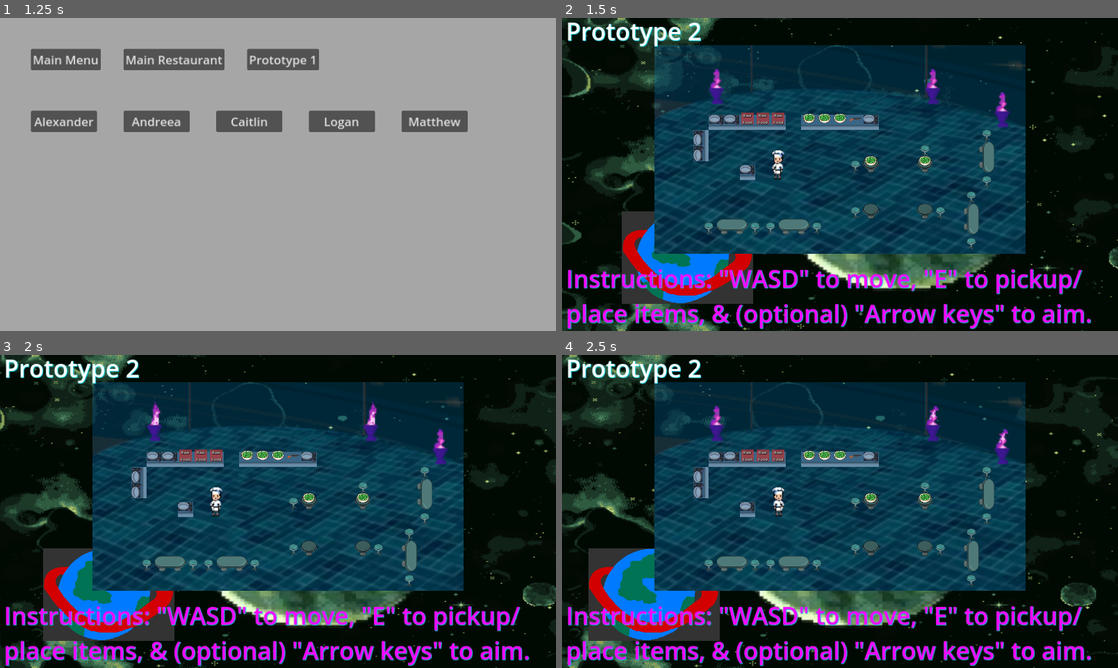
Above: before the commit, frames 1-4 (two rows, left to right).
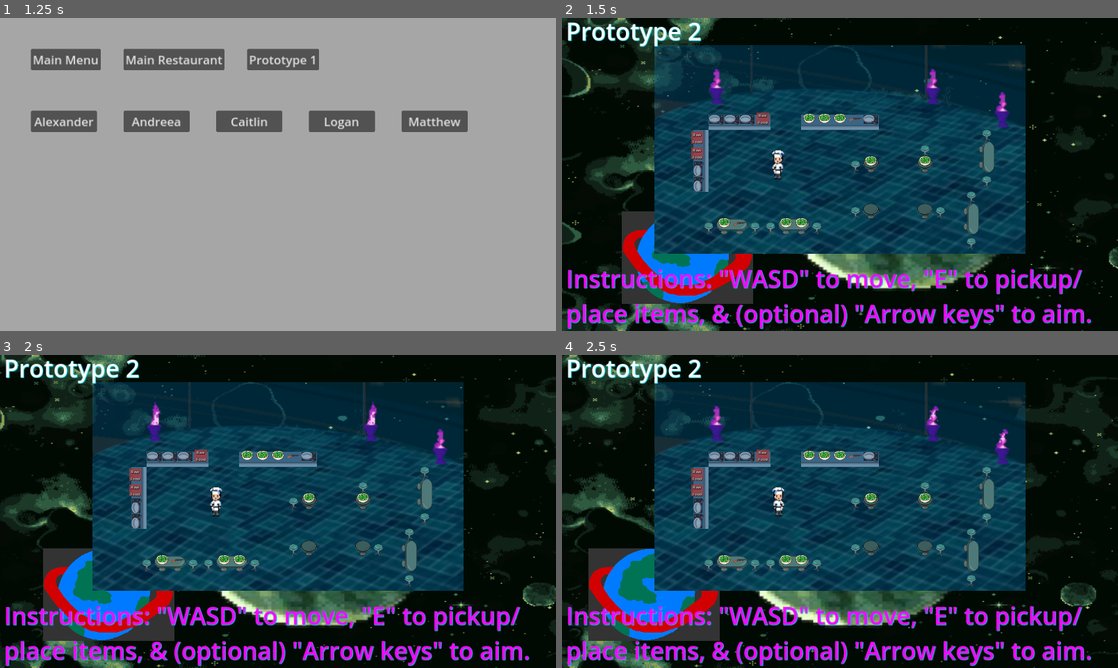
Above: after the commit, the same moments.

Repository: Alexander-Worley/Outer-Plates
Game: Godot game, scene res://Scenes/MainMenu/mainMenu.tscn
Two runs of this game, one before a commit and one after it. Both use one fixed random seed, a clock stepped at 60 frames per second and the inputs below.
Inputs (mouse positions are in pixels of both pictures, inside the frame that each line leads up to):
- Up to frame 1 (1.25 s): click (278, 246) at 0.5 s
- Up to frame 2 (1.5 s): click "Main Restaurant" at 1.25 s
- Up to frame 3 (2 s): no input
- Up to frame 4 (2.5 s): hold Right (face_right) from 2.03 s (still down); hold E (pickup) from 2.03 s (still down)

Frame 1 is identical in both runs. In frame 2, 1.0% of the frame differs, in the area x 23-45%, y 30-67%; in frame 3, 1.0%; in frame 4, 1.0%.

Commit message:
Surfaces that start with holdables now display them correctly
Progress on #29

Diff:
--- a/DevScenes/Alexander/Alexander.tscn
+++ b/DevScenes/Alexander/Alexander.tscn
@@ -59,11 +59,10 @@
 
 [node name="Surfaces" type="Node2D" parent="."]
 
-[node name="PlainSurface" parent="Surfaces" instance=ExtResource("3_gejkp")]
-position = Vector2(640, 320)
-
 [node name="PlainSurface2" parent="Surfaces" instance=ExtResource("3_gejkp")]
 position = Vector2(512, 320)
+width = 3
+height = 2
 
 [node name="Players" type="Node2D" parent="."]
 
--- a/Scenes/Restaurant/PlainSurface/plainSurface.gd
+++ b/Scenes/Restaurant/PlainSurface/plainSurface.gd
@@ -1,7 +1,10 @@
 @tool
 extends Area2D
 
-var centerOfSurface = Vector2.ZERO
+# A 2D Array: [Vector2][bool]
+# Vector2 contains a surfaceCenter
+# bool contains whether said surfaceCenter is occupied
+var centersOfSurface: Array[Vector2]= []
 var holdablesOnSurface: Array[Area2D] = []
 var maxHoldables: int = 1
 @export_category("Developer Tools :0")
@@ -20,21 +23,32 @@
 	if collision: collision.scale = Vector2(width, height)
 	# Set Rotation
 	$Surface.rotation_degrees = 90 * direction
-	# Set centerOfSurface based on Rotation
-	match direction:
-		0:
-			centerOfSurface = Vector2(0,-8)
-		1:
-			centerOfSurface = Vector2(8,0)
-		2:
-			centerOfSurface = Vector2(0,8)
-		3:
-			centerOfSurface = Vector2(-8,0)
+	# Set centersOfSurface
+	set_surface_points()
 	# Set starting holdablesOnSurface[0] if needed
-	var originalHoldable: Array[Node] = find_children("*", "Area2D", false)
-	if originalHoldable:
-		holdablesOnSurface.append(originalHoldable[0])
-		holdablesOnSurface[0].position = centerOfSurface
+	var originalHoldables: Array[Node] = find_children("*", "Area2D", false)
+	for i: int in originalHoldables.size():
+		# If this errors, you have too many holdables on one surface!
+		originalHoldables[i].position = centersOfSurface[i]
+		holdablesOnSurface.append(originalHoldables[i])
+
+func set_surface_points():
+	var w_offset = (width - 1) * 16
+	var h_offset = (height - 1) * 16
+	for w in width:
+		for h in height:
+			var newPoint = Vector2(w * 32 - w_offset, h * 32 - h_offset)
+			# Adjust for surface rotation
+			match direction:
+				0:
+					newPoint.y -= 8
+				1:
+					newPoint.x += 8
+				2:
+					newPoint.y += 8
+				3:
+					newPoint.x -= 8
+			centersOfSurface.append(newPoint)
 
 # Given a holdable, set it on the surface
 # Return true if successful and false if not successful
@@ -46,7 +60,7 @@
 	var newHoldable: Area2D = holdableInHand.duplicate()
 	holdablesOnSurface.append(newHoldable)
 	add_child(newHoldable)
-	newHoldable.position = centerOfSurface
+	newHoldable.position = centersOfSurface[holdablesOnSurface.size() - 1]
 	newHoldable.rotation = 0
 	return true
 
--- a/Scenes/Restaurant/restaurant.tscn
+++ b/Scenes/Restaurant/restaurant.tscn
@@ -170,10 +170,22 @@
 width = 2
 texture = ExtResource("7_4r5b2")
 
+[node name="TestFood" parent="Surfaces/Tables/Table5" instance=ExtResource("3_d20ud")]
+position = Vector2(-16, -8)
+
+[node name="TestWeapon" parent="Surfaces/Tables/Table5" instance=ExtResource("6_0lq2q")]
+position = Vector2(16, -8)
+
 [node name="Table6" parent="Surfaces/Tables" instance=ExtResource("4_jgfwf")]
 position = Vector2(480, 432)
 width = 2
 texture = ExtResource("7_4r5b2")
+
+[node name="TestFood" parent="Surfaces/Tables/Table6" instance=ExtResource("3_d20ud")]
+position = Vector2(-16, -8)
+
+[node name="TestFood2" parent="Surfaces/Tables/Table6" instance=ExtResource("3_d20ud")]
+position = Vector2(16, -8)
 
 [node name="Table7" parent="Surfaces/Tables" instance=ExtResource("4_jgfwf")]
 position = Vector2(848, 416)
@@ -190,7 +202,7 @@
 [node name="Counters" type="Node2D" parent="Surfaces"]
 
 [node name="Counter" parent="Surfaces/Counters" instance=ExtResource("4_jgfwf")]
-position = Vector2(448, 216)
+position = Vector2(416, 216)
 texture = ExtResource("5_rtq4x")
 
 [node name="TestFoodForStove" parent="Surfaces/Counters/Counter" instance=ExtResource("6_uutht")]
@@ -225,23 +237,26 @@
 position = Vector2(0, -8)
 
 [node name="Counter6" parent="Surfaces/Counters" instance=ExtResource("4_jgfwf")]
-position = Vector2(416, 216)
+position = Vector2(288, 280)
+direction = 3
 texture = ExtResource("5_rtq4x")
 
 [node name="TestFoodForStove" parent="Surfaces/Counters/Counter6" instance=ExtResource("6_uutht")]
-position = Vector2(0, -8)
+position = Vector2(-8, 0)
 
 [node name="Counter7" parent="Surfaces/Counters" instance=ExtResource("4_jgfwf")]
-position = Vector2(384, 216)
+position = Vector2(288, 248)
+direction = 3
 texture = ExtResource("5_rtq4x")
 
 [node name="TestFoodForStove" parent="Surfaces/Counters/Counter7" instance=ExtResource("6_uutht")]
-position = Vector2(0, -8)
+position = Vector2(-8, 0)
 
 [node name="Stoves" type="Node2D" parent="Surfaces"]
 
 [node name="Stove" parent="Surfaces/Stoves" instance=ExtResource("4_x3u6a")]
-position = Vector2(384, 320)
+position = Vector2(288, 344)
+direction = 3
 texture = ExtResource("5_rtq4x")
 
 [node name="Stove2" parent="Surfaces/Stoves" instance=ExtResource("4_x3u6a")]
@@ -254,11 +269,10 @@
 position = Vector2(320, 216)
 
 [node name="Stove5" parent="Surfaces/Stoves" instance=ExtResource("4_x3u6a")]
-position = Vector2(288, 248)
-direction = 3
+position = Vector2(384, 216)
 
 [node name="Stove6" parent="Surfaces/Stoves" instance=ExtResource("4_x3u6a")]
-position = Vector2(288, 280)
+position = Vector2(288, 312)
 direction = 3
 
 [node name="Players" type="Node2D" parent="."]
